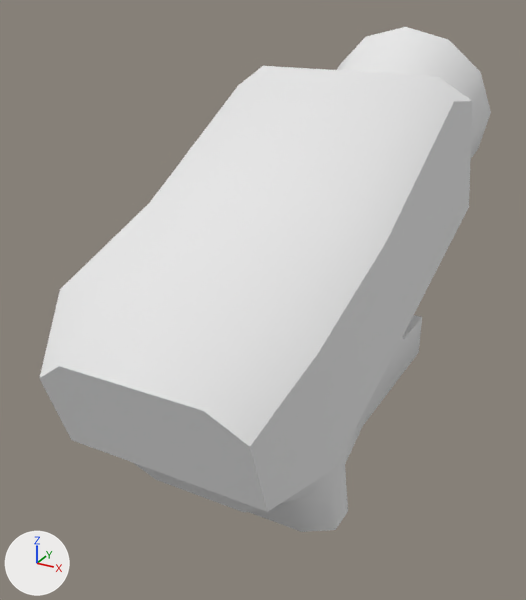
The OBJ model 01-threejs-intro/assets/turret/turret_head.obj as it was, and as the next commit left it.
Camera for both pictures: a 50 mm camera at (533.0, -1043.0, 939.0) aimed at (-74.0, 62.0, 387.0). Lighting does not change. The marker at lower left points along +X, +Y and +Z. Where no turn or scale is listed for an object, it has been applied to the vertices.

In view in the first picture: 'turret_head'.
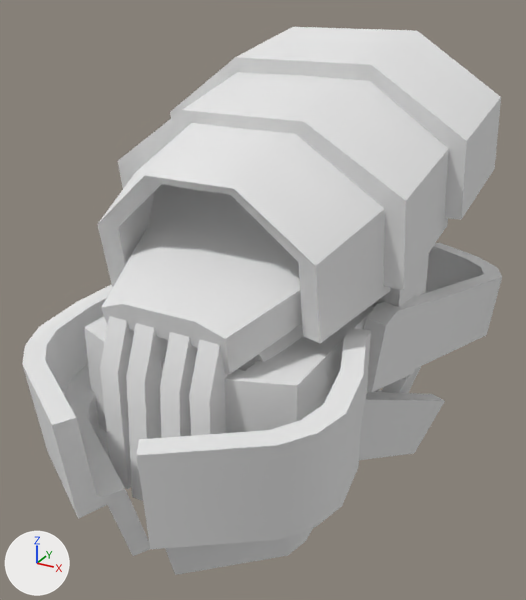
Scene script edits in JSON lines:
```json
{"block": "me_turret_head", "where": "# used by ob_turret_head; location = (0.0, 0.0, 0.0)"}
{"op": "remove", "block": "me_turret_head", "code": "me_turret_head.from_pydata(...)  # 385 vertices, 396 faces; spans x -210.0..210.0, y -427.0..688.0, z -5.0..848.0"}
{"op": "add", "block": "me_turret_head", "code": "me_turret_head.from_pydata(...)  # 948 vertices, 992 faces; spans x -310.0..310.0, y -497.0..743.0, z 0.0..859.0"}
{"block": "me_turret_head", "change": "me_turret_head part 1: the loose piece of 136 vertices spanning x -169.0..169.0, y -331.0..292.0, z 84.0..402.0 is rebuilt with 215 vertices and now spans x -179.0..179.0, y -339.0..306.0, z 0.0..464.0"}
{"block": "me_turret_head", "change": "me_turret_head part 2: the loose piece of 70 vertices spanning x -210.0..210.0, y -427.0..409.0, z 300.0..794.0 is rebuilt with 83 vertices and now spans x -231.0..231.0, y -355.0..232.0, z 380.0..795.0"}
{"block": "me_turret_head", "change": "me_turret_head part 3: the loose piece of 48 vertices spanning x -186.0..186.0, y -200.0..688.0, z 269.0..848.0 is rebuilt with 206 vertices and now spans x -156.0..156.0, y -311.0..743.0, z 309.0..705.0"}
{"block": "me_turret_head", "change": "me_turret_head part 4: 444 vertices added at x -310.0..310.0, y -497.0..437.0, z 89.0..859.0"}
```

Pixel boxes [x1, y1, x2, y2] of what changed, in the pictures (526 x 600 px):
```json
{"object": "turret_head", "change": "reshaped", "before": [39, 27, 491, 532], "after": [22, 27, 502, 575], "on screen": "6% wider, 8% taller"}
{"part": 1, "of": "me_turret_head", "change": "rebuilt", "before": [134, 315, 422, 532], "after": [84, 306, 379, 433]}
{"part": 2, "of": "me_turret_head", "change": "rebuilt", "before": [39, 66, 472, 512], "after": [101, 184, 429, 375]}
{"part": 3, "of": "me_turret_head", "change": "rebuilt", "before": [337, 27, 491, 158], "after": [238, 324, 303, 371]}
{"part": 4, "of": "me_turret_head", "change": "added", "after": [22, 27, 502, 575]}
```
